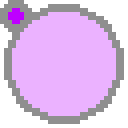
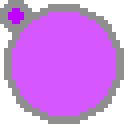
Layered file, before and after one edit (128px x 128px). Changes by layer:
painted on "Layer 2" over (12, 12, 116, 116)
